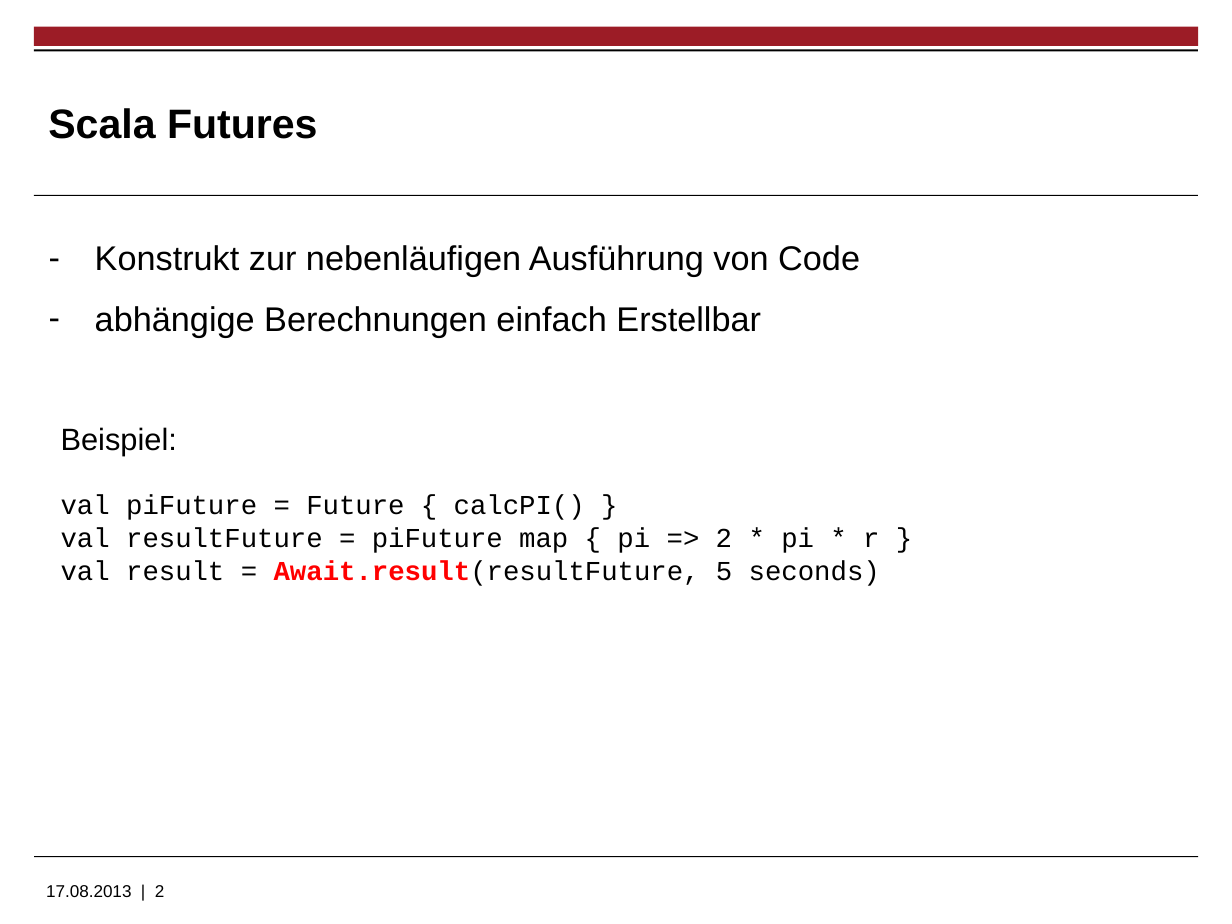
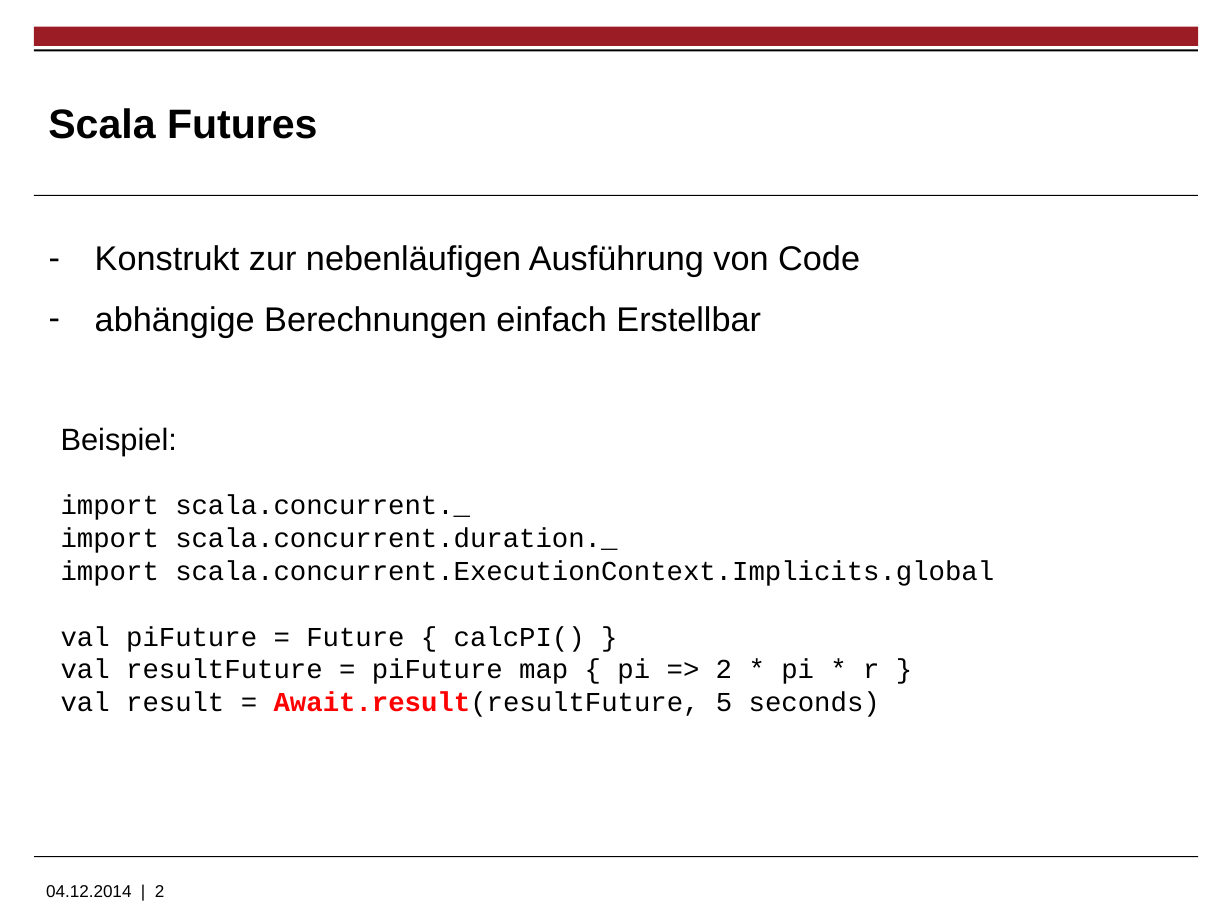
Before and after one commit to LittleCherry722/ServiceHost, a slide deck: slide 2 of Praesentationen/Futures und Routing.pptx. Drawn at 1232x924 pixels with LibreOffice and Linux fonts; fonts in the diff are those of the drawing; background and template pictures are left out. Boxes give left, top, right and bottom in pixels: in the first picture for what was removed or moved away, otherwise in the second. Text is boxed around its words. In the diff, an @@ line names an element or a change of style, - is before the commit and + after.

Commit message:
Update Future slides

```diff
--- a/Praesentationen/Futures und Routing.pptx
+++ b/Praesentationen/Futures und Routing.pptx
@@ text at <box>61,495,994,586</box>: paragraphs added @@
+import scala.concurrent._
+import scala.concurrent.duration._
+import scala.concurrent.ExecutionContext.Implicits.global
@@ text at <box>46,885,165,897</box>: text changed @@
-17.08.2013 | 2
+04.12.2014 | 2
```
Also in this commit, not shown: 3 other slides changed, 2 slides added, 1 other file.
